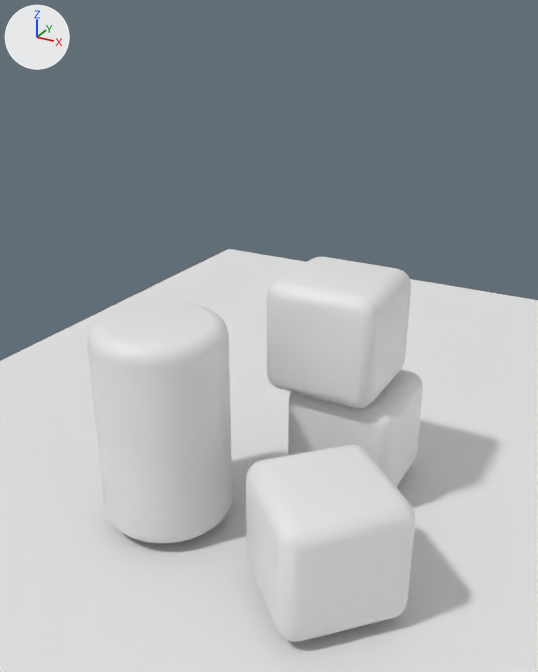
An edit to the glTF model dist/assets/scene.glb, drawn before and after from the same camera.
Both versions are drawn from a 50 mm lens placed at (4.72, -11.75, 8.24), pointed at (-0.11, -2.97, 3.85). The axes (+X, +Y, +Z) are drawn at upper left. The lights are the same throughout. Where no turn or scale is listed for an object, it has been applied to the vertices.

In view in the first picture: 'cube-brick.000', 'cube-brick.001', 'cube-brick.002', 'cylinder-brick.000', 'floor'.
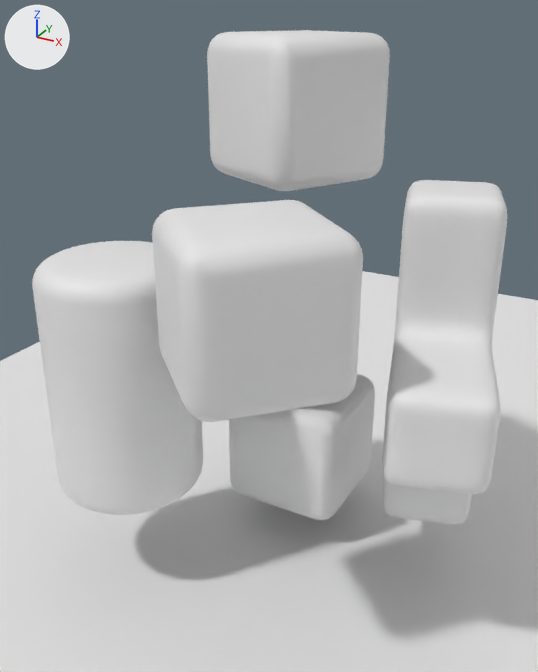
ob_bricks is not drawn itself; it is the parent of ob_cube_brick_000, ob_cube_brick_001, ob_cube_brick_002.

Where the change shows, as pixel boxes (x1, y1, x2, y2) in the pictures (538 x 672 px):
'cube-brick.002', moved
    before: (246, 445, 415, 642)
    after: (152, 200, 363, 422)
'cylinder-brick.000', moved
    before: (87, 301, 232, 543)
    after: (32, 241, 203, 515)
'plus-brick.000', added
    after: (382, 180, 507, 525)
'cube-brick.004', added
    after: (207, 30, 390, 191)
'cube-brick.000', moved
    before: (288, 370, 423, 487)
    after: (229, 374, 375, 521)
'cube-brick.001', moved, turned (not visible afterwards)
    before: (267, 257, 411, 408)

The edits, one by one:
Mesh me_plus_brick is new.
It has 5634 vertices, 11264 faces and spans x -1.29..1.29, y -2.52..2.52, z -2.5..2.5.
Object 'bricks' (ob_bricks) moves from (0.0, 0.0, 0.0) to (-0.476, -1.253, 0.0).
Object 'cube-brick.000' (ob_cube_brick_000) moves from (0.315, -0.426, 1.108) to (0.315, -0.426, 1.468).
Object 'cube-brick.001' (ob_cube_brick_001) moves from (0.0123, -0.684, 3.134) to (0.0123, -0.684, 4.038).
Object 'cube-brick.001' (ob_cube_brick_001) turns from (0, 0, 0) to (0, 0, 22) degrees about x, y and z.
Object 'cube-brick.002' (ob_cube_brick_002) moves from (1.159, -3.551, 1.096) to (1.159, -3.551, 5.121).
Object 'cylinder-brick.000' (ob_cylinder_brick_000) moves from (-2.08, -3.04, 1.94) to (-1.92, -4.13, 3.3).
Object 'plus-brick.000' (ob_plus_brick_000) is new; it shows me_plus_brick.
Its location is (2.16, -1.97, 3.58).
Object 'cube-brick.004' (ob_cube_brick_004) is new; it shows me_cube_brick.
Its parent is ob_bricks.
Its location is (0.141, -0.498, 6.939).
Its rotation in degrees is (0, 0, -27).
